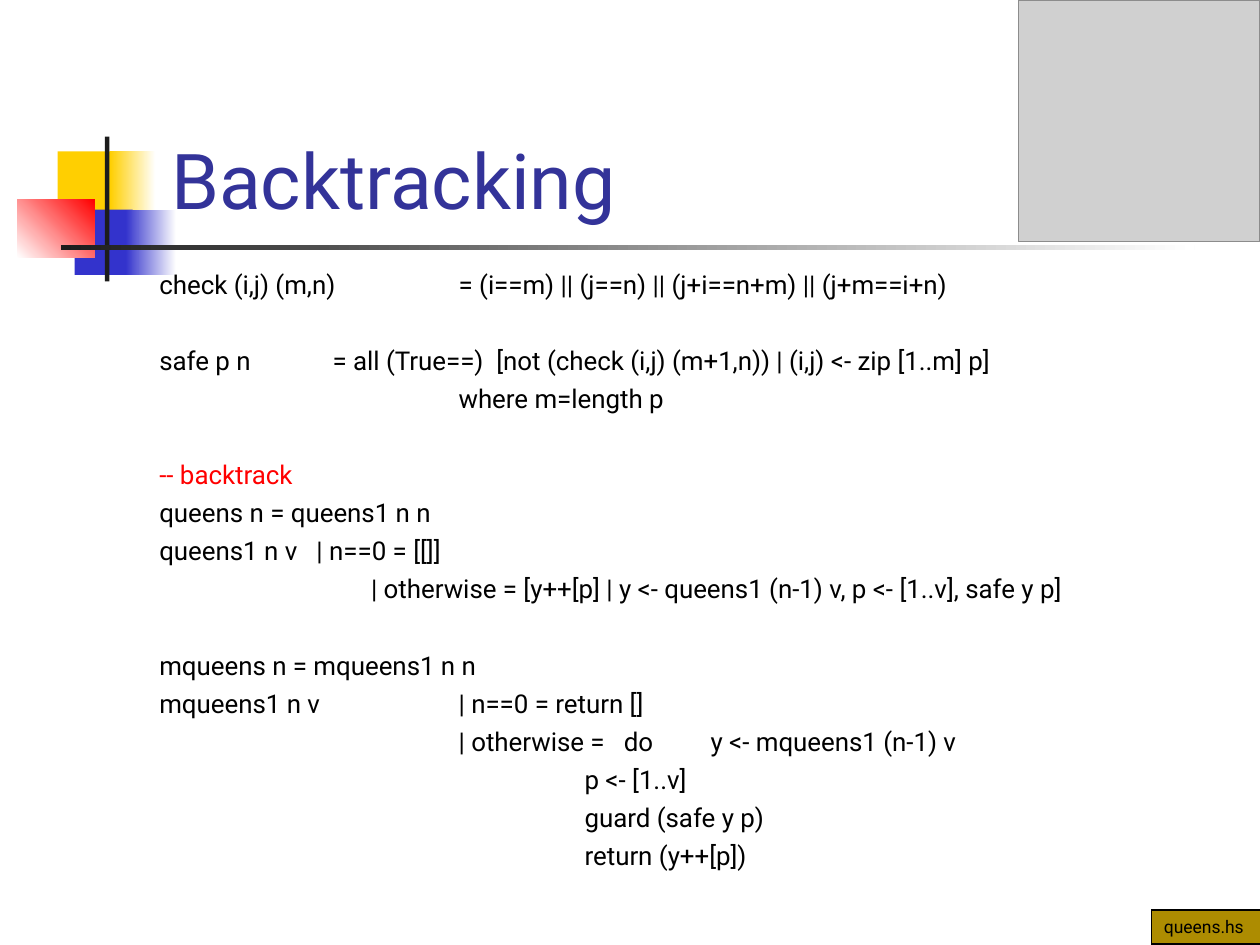
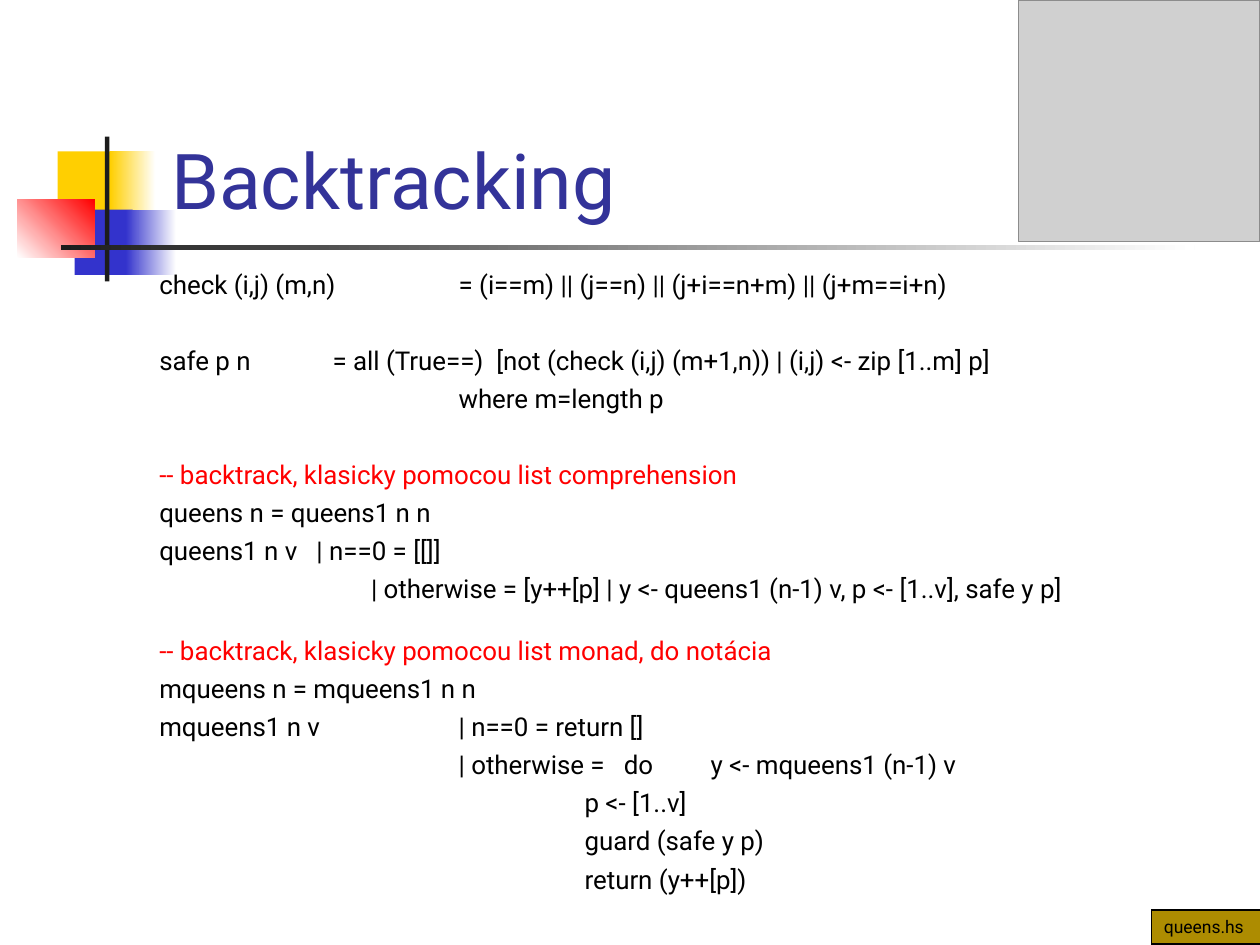
Before and after one commit to Funkcionalne/Prednasky, a slide deck: slide 41 of 12/12_fpro.ppt (slide 40 before the commit). Drawn at 1260x945 pixels with LibreOffice and Linux fonts; fonts in the diff are those of the drawing; grey boxes stand for pictures. Boxes give left, top, right and bottom in pixels: in the first picture for what was removed or moved away, otherwise in the second. Text is boxed around its words. In the diff, an @@ line names an element or a change of style, - is before the commit and + after.

```diff
--- a/12/12_fpro.ppt
+++ b/12/12_fpro.ppt
@@ text at box(180, 464, 736, 490): text changed @@
--- backtrack
+-- backtrack, klasicky pomocou list comprehension
@@ text at box(180, 640, 772, 666): paragraph added @@
+-- backtrack, klasicky pomocou list monad, do notácia
```
Also in this commit, not shown: 24 other slides changed, 1 slide added, 5 slides removed, 1 other file.
